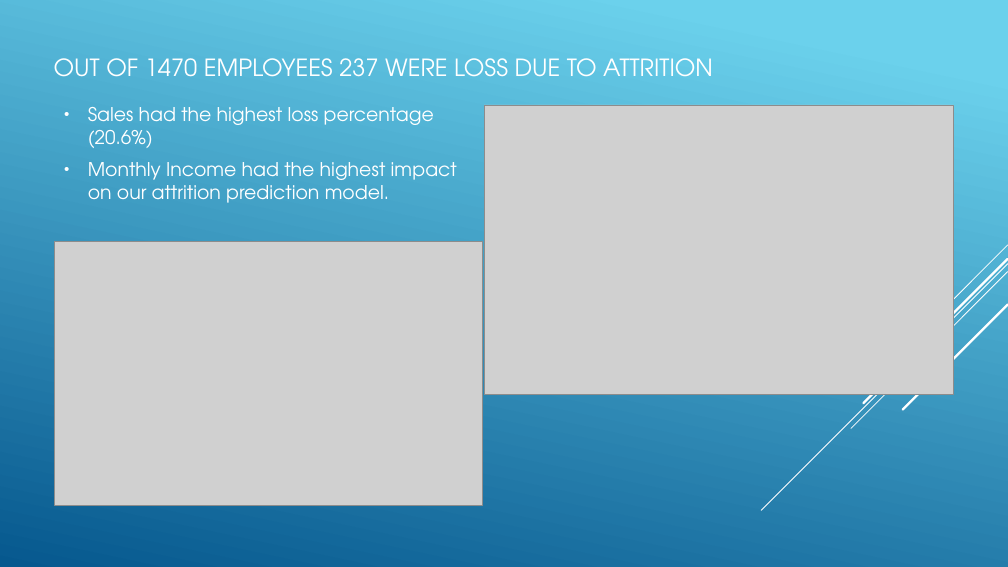
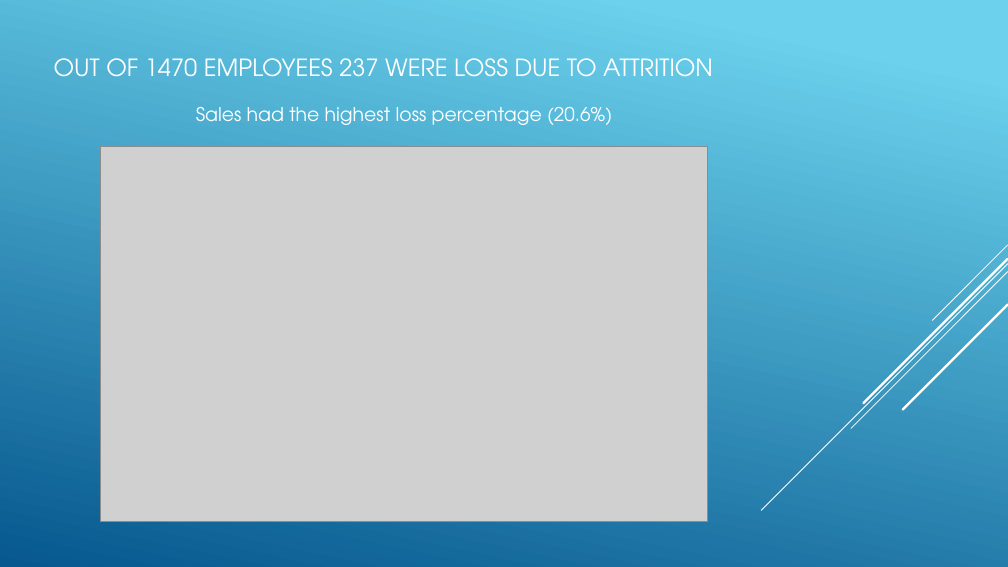
Before and after one commit to R-Chandna/MSDS6306_CaseStudy_2, a slide deck: slide 6 of Attrition_Case_Study_2_pptx_TAJAR_IP.pptx. Drawn at 1008x567 pixels with LibreOffice and Linux fonts; fonts in the diff are those of the drawing; grey boxes stand for pictures. Boxes give left, top, right and bottom in pixels: in the first picture for what was removed or moved away, otherwise in the second. Text is boxed around its words. In the diff, an @@ line names an element or a change of style, - is before the commit and + after.

Commit message:
moved An's slides

```diff
--- a/Attrition_Case_Study_2_pptx_TAJAR_IP.pptx
+++ b/Attrition_Case_Study_2_pptx_TAJAR_IP.pptx
@@ text "Sales had the highest loss ..." at [196, 107, 612, 125]: alignment left to centre; bullet • to none @@
@@ picture: place and size @@
-picture at [485, 105, 954, 395]
+picture at [101, 147, 707, 521]
@@ text at [88, 162, 457, 203]: paragraph removed @@
-• Monthly Income had the highest impact on our attrition prediction model.
@@ picture removed at [54, 241, 482, 505] @@
```
Also in this commit, not shown: 1 other slide changed.
